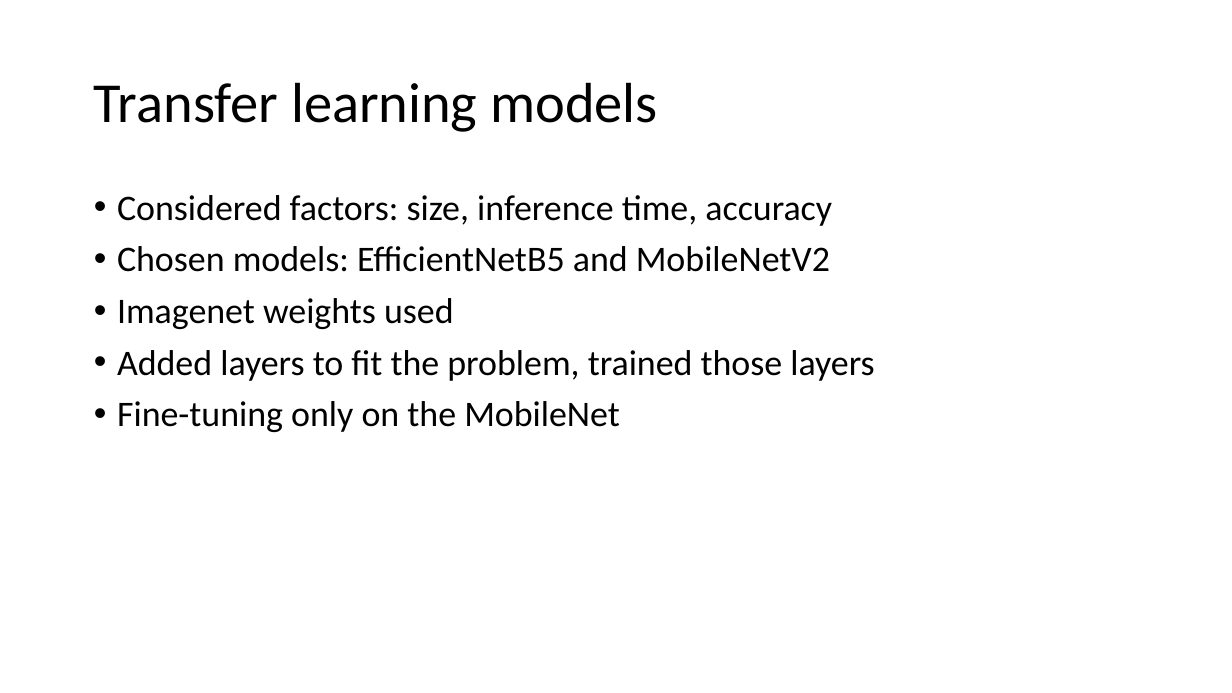
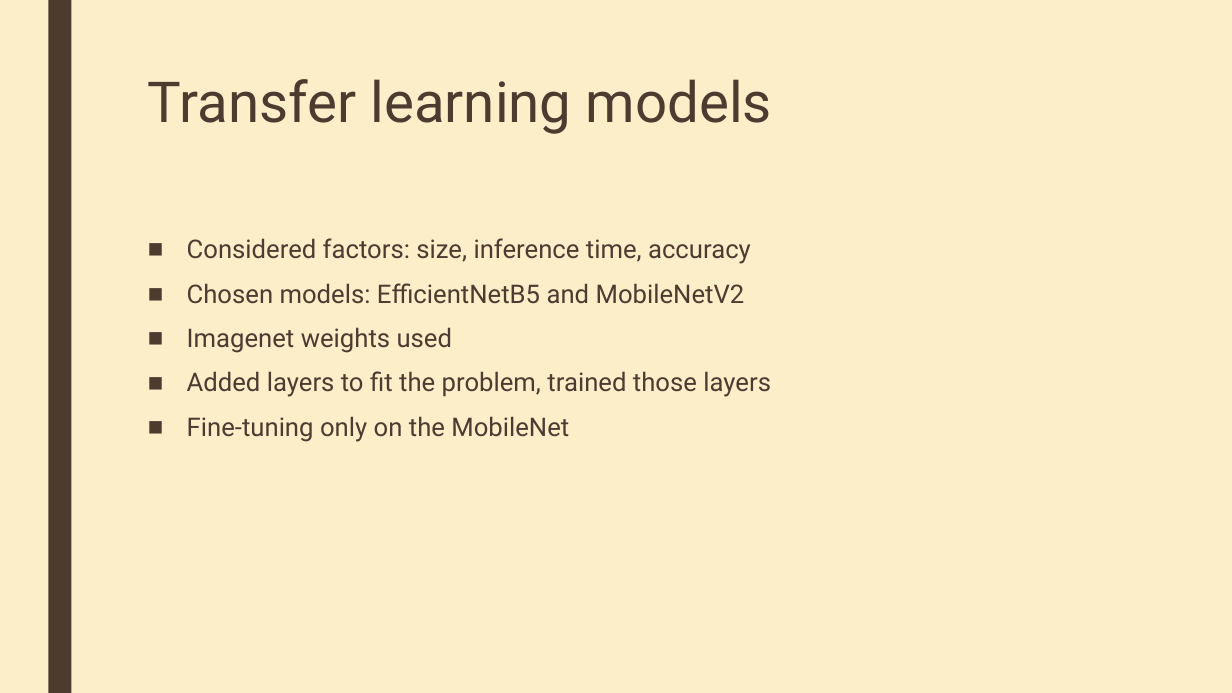
Before and after one commit to meszarosp/dl2022hw, a slide deck: slide 4 of Waste classification.pptx. Drawn at 1232x693 pixels with LibreOffice and Linux fonts; fonts in the diff are those of the drawing. Boxes give left, top, right and bottom in pixels: in the first picture for what was removed or moved away, otherwise in the second. Text is boxed around its words. In the diff, an @@ line names an element or a change of style, - is before the commit and + after.

```diff
--- a/Waste classification.pptx
+++ b/Waste classification.pptx
@@ background #FFFFFF to #FBEEC9 @@
@@ rectangle added at (48,0,71,693), fill #4E3B30 @@
@@ title "Transfer learning models": place and size @@
-title "Transfer learning models" at (94,82,658,132)
+title "Transfer learning models" at (148,79,772,134)
@@ title "Transfer learning models" at (148,79,772,134): font Calibri to Roboto, text colour #000000 to #4E3B30; line spacing 0.9 to 0.89; vertical alignment middle to top @@
@@ text "Considered factors: size, inference time, ...": place and size @@
-text "Considered factors: size, inference time, ..." at (117,195,874,432)
+text "Considered factors: size, inference time, ..." at (187,238,771,442)
@@ text "Considered factors: size, inference time, ..." at (187,238,771,442): size 28 to 20 pt, font Calibri to Roboto, text colour #000000 to #4E3B30; bullet • to ■; line spacing 0.9 to 0.94; more space between paragraphs @@
```
Also in this commit, not shown: 5 other slides changed.
